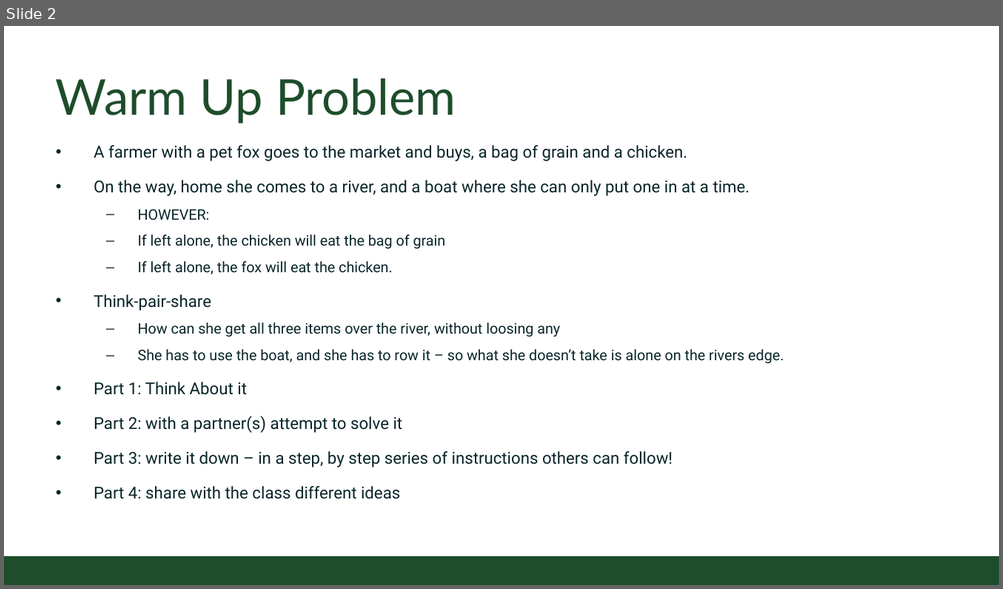
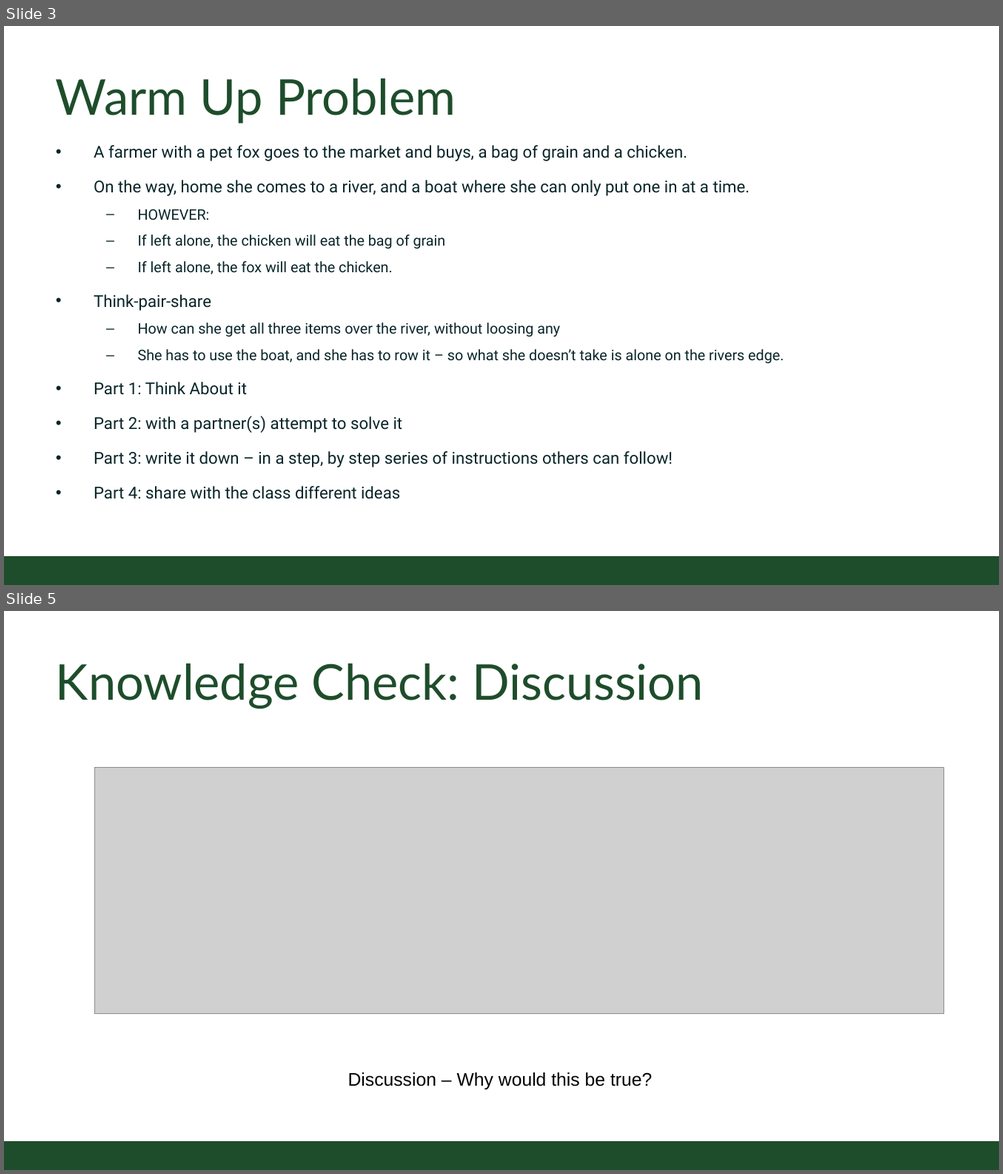
Before and after one commit to CSU-CS150/handouts, a slide deck: helpsessions/week3/week3_methods_testing.pptx. Shown one above the other, each under a label of ours: slide 2 before the commit, slides 3 and 5 after it; the slides between them are not shown. The pictures are 1003x589 and 1003x1174 pixels, drawn with LibreOffice and Linux fonts; fonts in the diff are those of the drawing; grey boxes stand for pictures; background and template pictures are left out. Boxes give left, top, right and bottom in pixels: in the first picture for what was removed or moved away, otherwise in the second. Text is boxed around its words. In the diff, an @@ line names an element or a change of style, - is before the commit and + after.

```diff
--- a/helpsessions/week3/week3_methods_testing.pptx
+++ b/helpsessions/week3/week3_methods_testing.pptx
@@ slide 5 added at box(4, 611, 999, 1170), background #FFFFFF; not listed: 1 template element that a slide beside it also shows @@
@@ title added at box(56, 664, 703, 709), 54 pt, text #1E4D2B @@
+Knowledge Check: Discussion
@@ picture added at box(95, 768, 943, 1014) @@
@@ text added at box(348, 1073, 652, 1090), 20 pt, text #000000 @@
+Discussion – Why would this be true?
@@ what was slide 2 is now slide 3 @@
```
Also in this commit, not shown: 2 slides changed, 3 other slides added.
